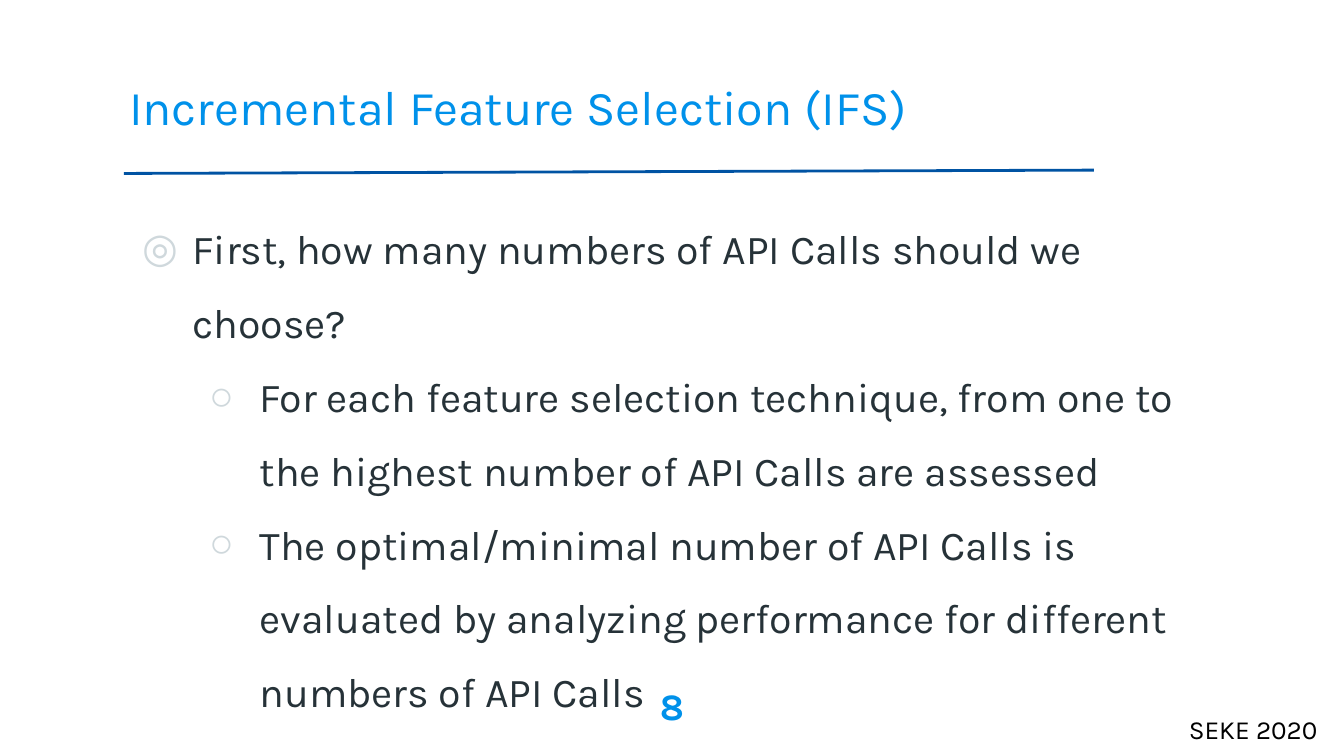
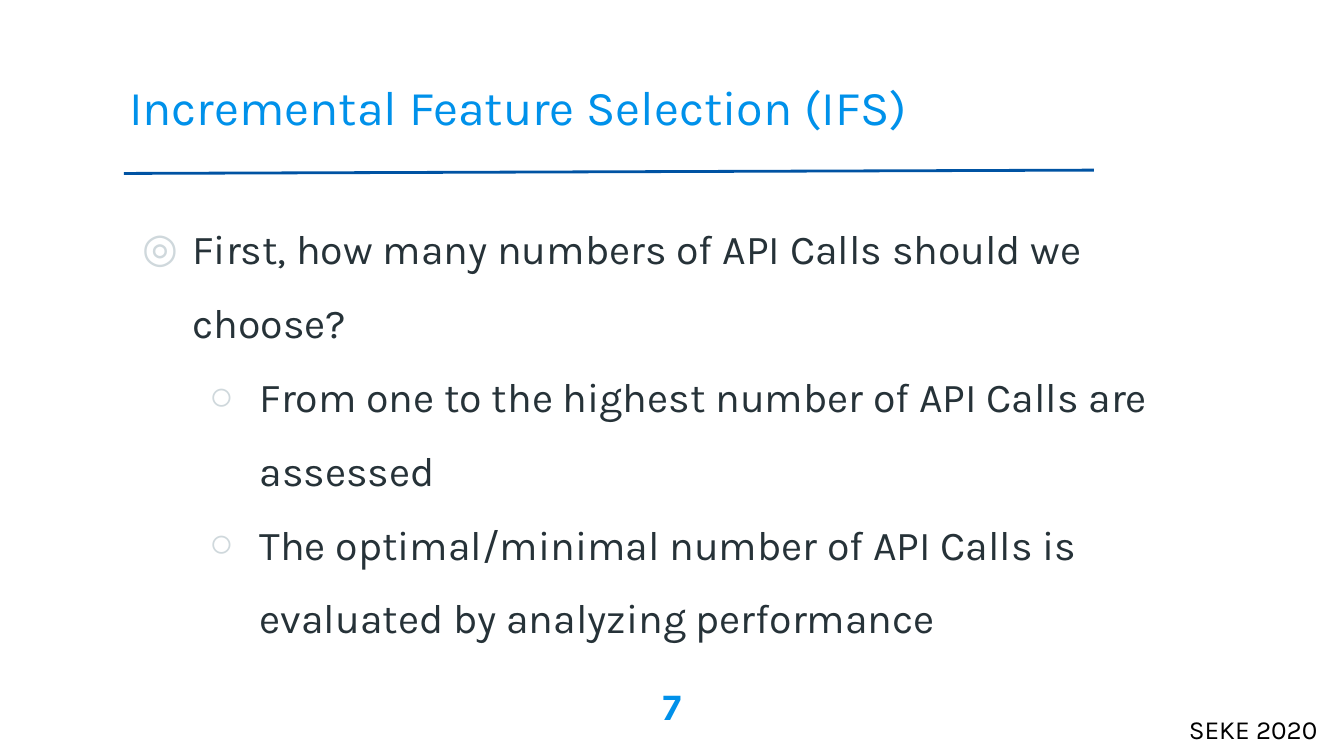
Before and after one commit to galib19/MS_Thesis, a slide deck: slide 7 of SEKE'20/paper143.ppt (slide 8 before the commit). Drawn at 1344x756 pixels with LibreOffice and Linux fonts; fonts in the diff are those of the drawing; background and template pictures are left out. Boxes give left, top, right and bottom in pixels: in the first picture for what was removed or moved away, otherwise in the second. Text is boxed around its words. In the diff, an @@ line names an element or a change of style, - is before the commit and + after.

```diff
--- a/SEKE'20/paper143.ppt
+++ b/SEKE'20/paper143.ppt
@@ text at <box>260,383,1147,643</box>: text changed @@
-  ○ For each feature selection technique, from one to the highest number of API Calls are assessed
-  ○ The optimal/minimal number of API Calls is evaluated by analyzing performance for different numbers of API Calls
+  ○ From one to the highest number of API Calls are assessed
+  ○ The optimal/minimal number of API Calls is evaluated by analyzing performance
@@ page number at <box>663,695,682,720</box>: text changed @@
-8
+7
```
Also in this commit, not shown: 9 other slides changed, 1 slide removed, 2 other files.
